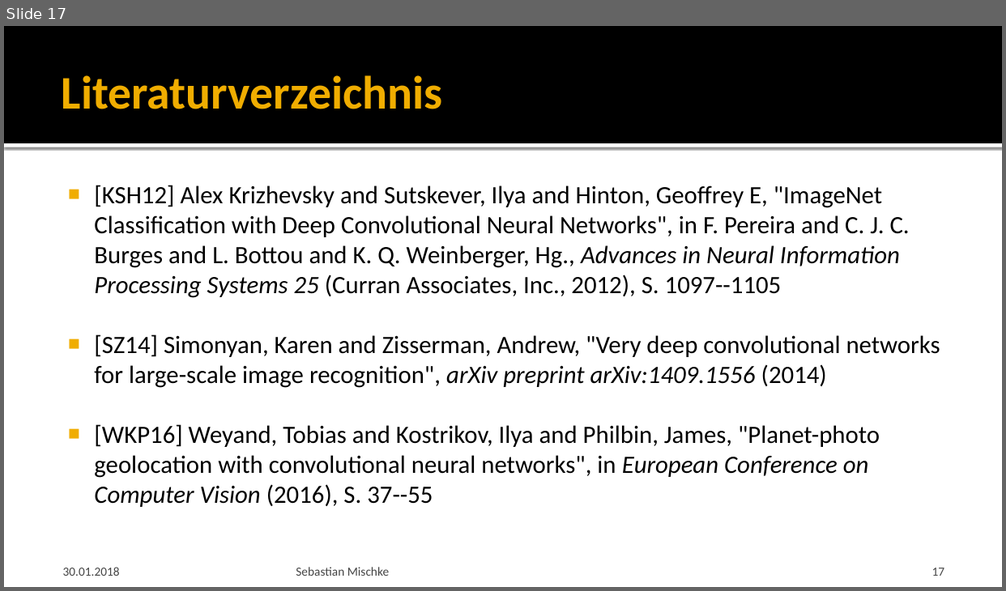
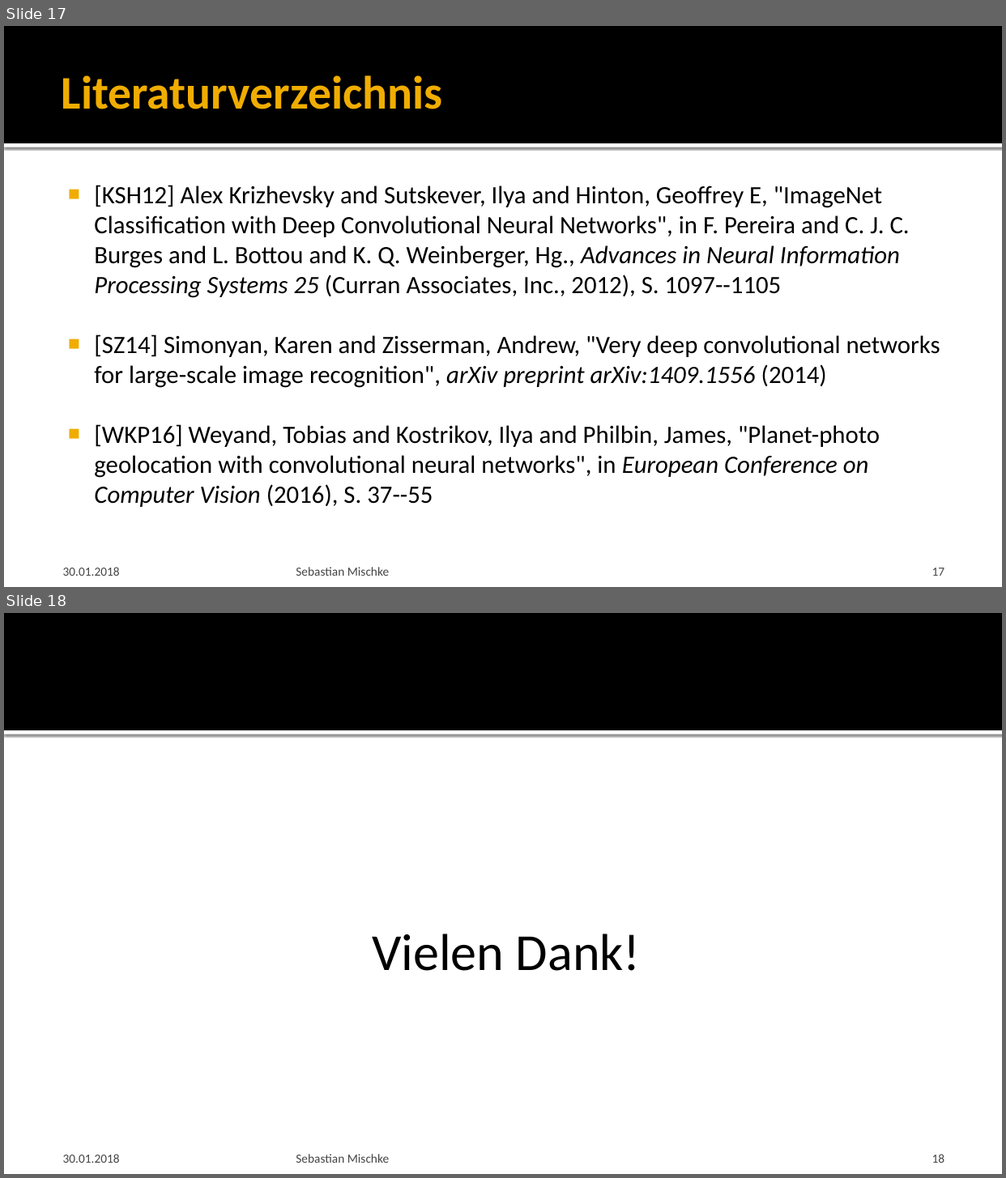
Before and after one commit to Saritus/bachelor-thesis, a slide deck: docs/verteidigung/Verteidigung.pptx. Shown one above the other, each under a label of ours: slide 17 before the commit, slides 17 and 18 after it. The pictures are 1006x591 and 1006x1178 pixels, drawn with LibreOffice and Linux fonts; fonts in the diff are those of the drawing; background and template pictures are left out. Boxes give left, top, right and bottom in pixels: in the first picture for what was removed or moved away, otherwise in the second. Text is boxed around its words. In the diff, an @@ line names an element or a change of style, - is before the commit and + after.

```diff
--- a/docs/verteidigung/Verteidigung.pptx
+++ b/docs/verteidigung/Verteidigung.pptx
@@ slide 18 added at bbox=[4, 613, 1002, 1174], background #FFFFFF; not listed: 2 template elements that a slide beside it also shows @@
@@ text added at bbox=[372, 934, 641, 971], 50 pt, text #000000 @@
+Vielen Dank!
@@ text added at bbox=[63, 1154, 120, 1163], 12 pt, text #454545 @@
+30.01.2018
@@ text added at bbox=[296, 1154, 389, 1163], 12 pt, text #454545 @@
+Sebastian Mischke
@@ page number added at bbox=[932, 1154, 945, 1163], 12 pt, text #454545 @@
+18
```
Also in this commit, not shown: 1 slide changed.
